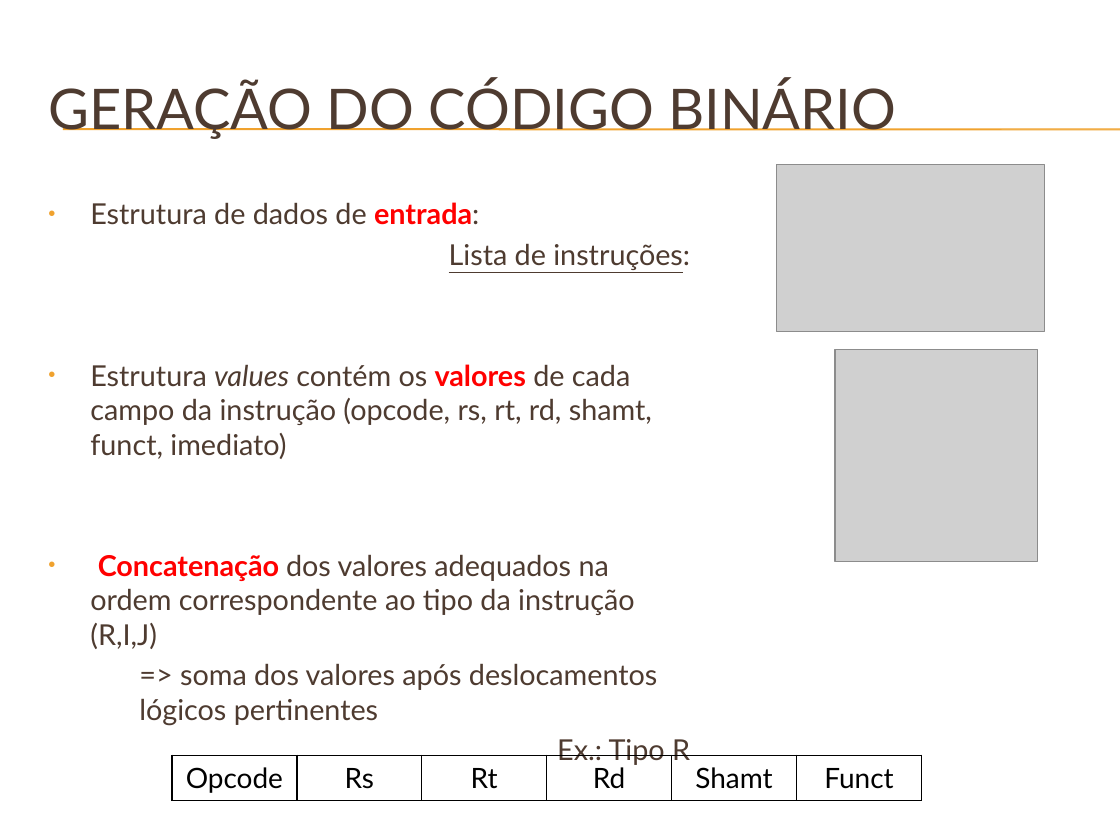
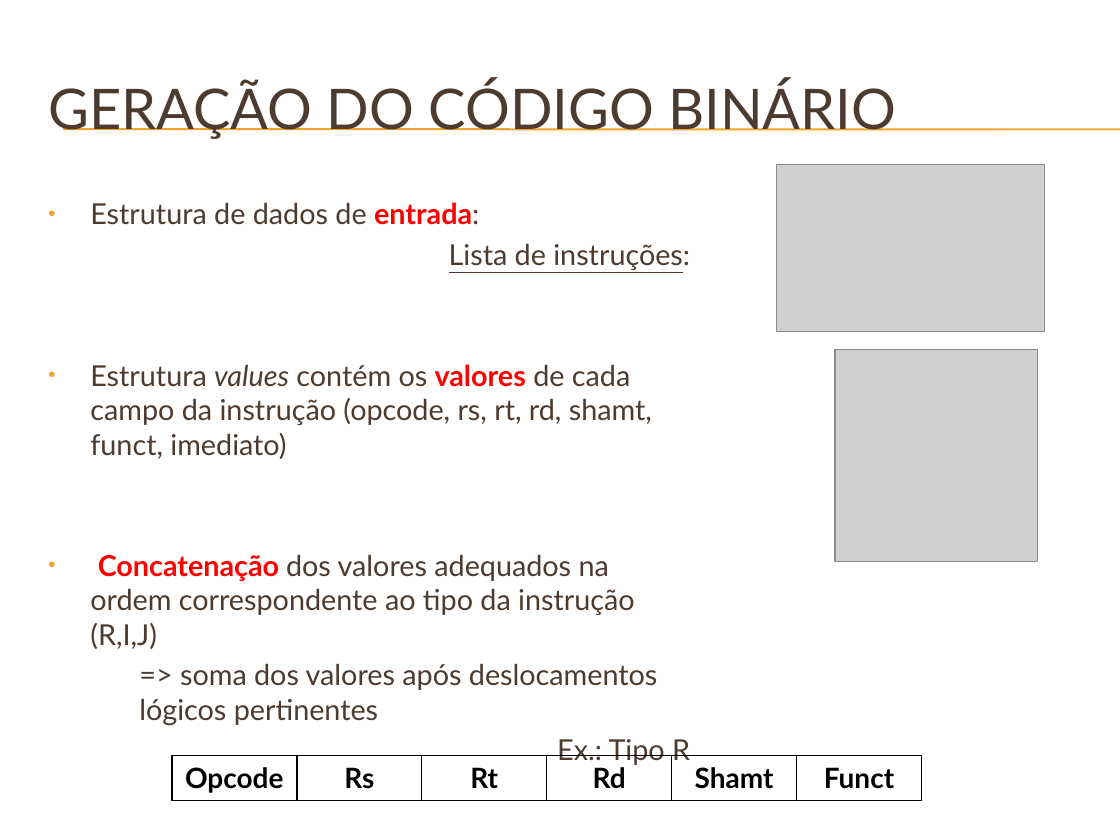
Before and after one commit to phdenis40/mips-assembler-unb, a slide deck: slide 15 of doc/Apresentação do GMAG – Software Básico.pptx (slide 19 before the commit). Drawn at 1120x840 pixels with LibreOffice and Linux fonts; fonts in the diff are those of the drawing; grey boxes stand for pictures; background and template pictures are left out. Boxes give left, top, right and bottom in pixels: in the first picture for what was removed or moved away, otherwise in the second. Text is boxed around its words. In the diff, an @@ line names an element or a change of style, - is before the commit and + after.

```diff
--- a/doc/Apresentação do GMAG – Software Básico.pptx
+++ b/doc/Apresentação do GMAG – Software Básico.pptx
@@ table at (172,755,925,801) @@
@@ bold on @@
```
Also in this commit, not shown: 4 other slides changed, 12 slides added, 12 slides removed.
